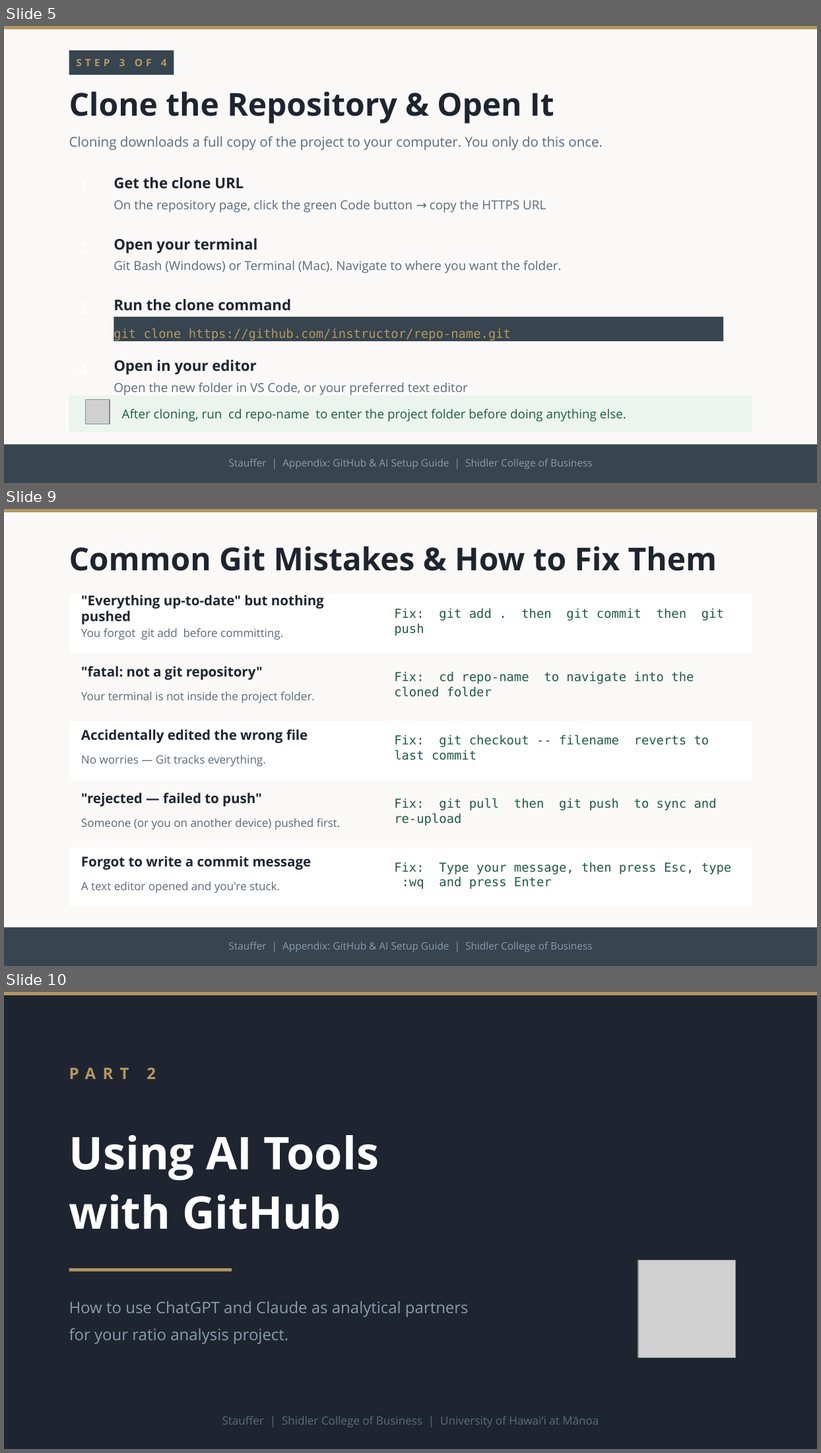
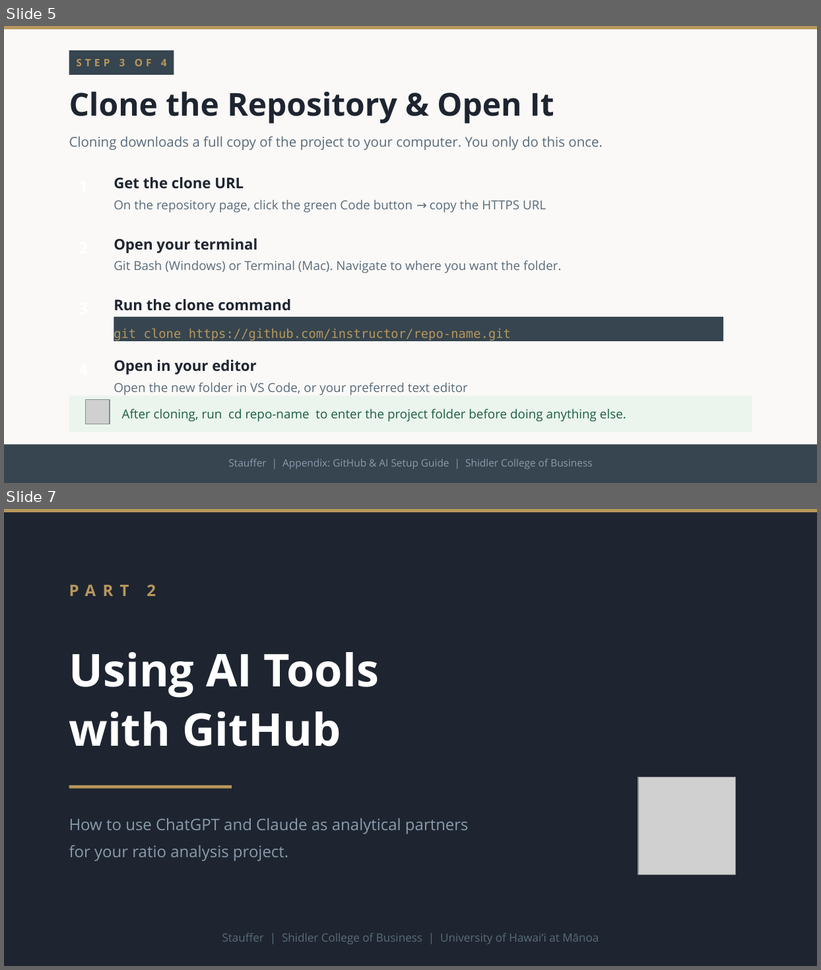
Before and after one commit to adamwstauffer/shidler, a slide deck: docs/presentations/GitHub_AI_Appendix.pptx. Shown one above the other, each under a label of ours: slides 5, 9 and 10 before the commit, slides 5 and 7 after it; the slides between them are not shown. The pictures are 821x1453 and 821x970 pixels, drawn with LibreOffice and Linux fonts; fonts in the diff are those of the drawing; grey boxes stand for pictures. Boxes give left, top, right and bottom in pixels: in the first picture for what was removed or moved away, otherwise in the second. Text is boxed around its words. In the diff, an @@ line names an element or a change of style, - is before the commit and + after.

```diff
--- a/docs/presentations/GitHub_AI_Appendix.pptx
+++ b/docs/presentations/GitHub_AI_Appendix.pptx
@@ slide 9 removed at box(4, 509, 817, 966), background #FAF9F7 @@
@@ rectangle removed at box(4, 509, 817, 512) @@
@@ text removed at box(69, 546, 717, 571) @@
-Common Git Mistakes & How to Fix Them
@@ rectangle removed at box(69, 594, 752, 653) @@
@@ text removed at box(81, 595, 324, 625) @@
-"Everything up-to-date" but nothing pushed
@@ text removed at box(394, 608, 724, 621) @@
-Fix: git add . then git commit then git push
@@ text removed at box(81, 628, 283, 640) @@
-You forgot git add before committing.
@@ text removed at box(81, 666, 263, 680) @@
-"fatal: not a git repository"
@@ text removed at box(394, 671, 694, 684) @@
-Fix: cd repo-name to navigate into the cloned folder
@@ text removed at box(81, 692, 315, 703) @@
-Your terminal is not inside the project folder.
@@ rectangle removed at box(69, 722, 752, 780) @@
@@ text removed at box(81, 729, 308, 743) @@
-Accidentally edited the wrong file
@@ text removed at box(394, 735, 710, 747) @@
-Fix: git checkout -- filename reverts to last commit
@@ text removed at box(81, 755, 266, 766) @@
-No worries — Git tracks everything.
@@ text removed at box(81, 793, 262, 807) @@
-"rejected — failed to push"
@@ text removed at box(394, 798, 619, 811) @@
-Fix: git pull then git push to sync and re-upload
@@ text removed at box(81, 819, 341, 830) @@
-Someone (or you on another device) pushed first.
@@ rectangle removed at box(69, 848, 752, 906) @@
@@ text removed at box(81, 856, 312, 870) @@
-Forgot to write a commit message
@@ text removed at box(394, 862, 731, 889) @@
-Fix: Type your message, then press Esc, type :wq and press Enter
@@ text removed at box(81, 882, 280, 893) @@
-A text editor opened and you're stuck.
@@ rectangle removed at box(4, 927, 817, 966) @@
@@ text removed at box(228, 942, 593, 953) @@
-Stauffer | Appendix: GitHub & AI Setup Guide | Shidler College of Business
@@ what was slide 10 is now slide 7 @@
```
Also in this commit, not shown: 1 slide added, 4 other slides removed, 6 other files.
